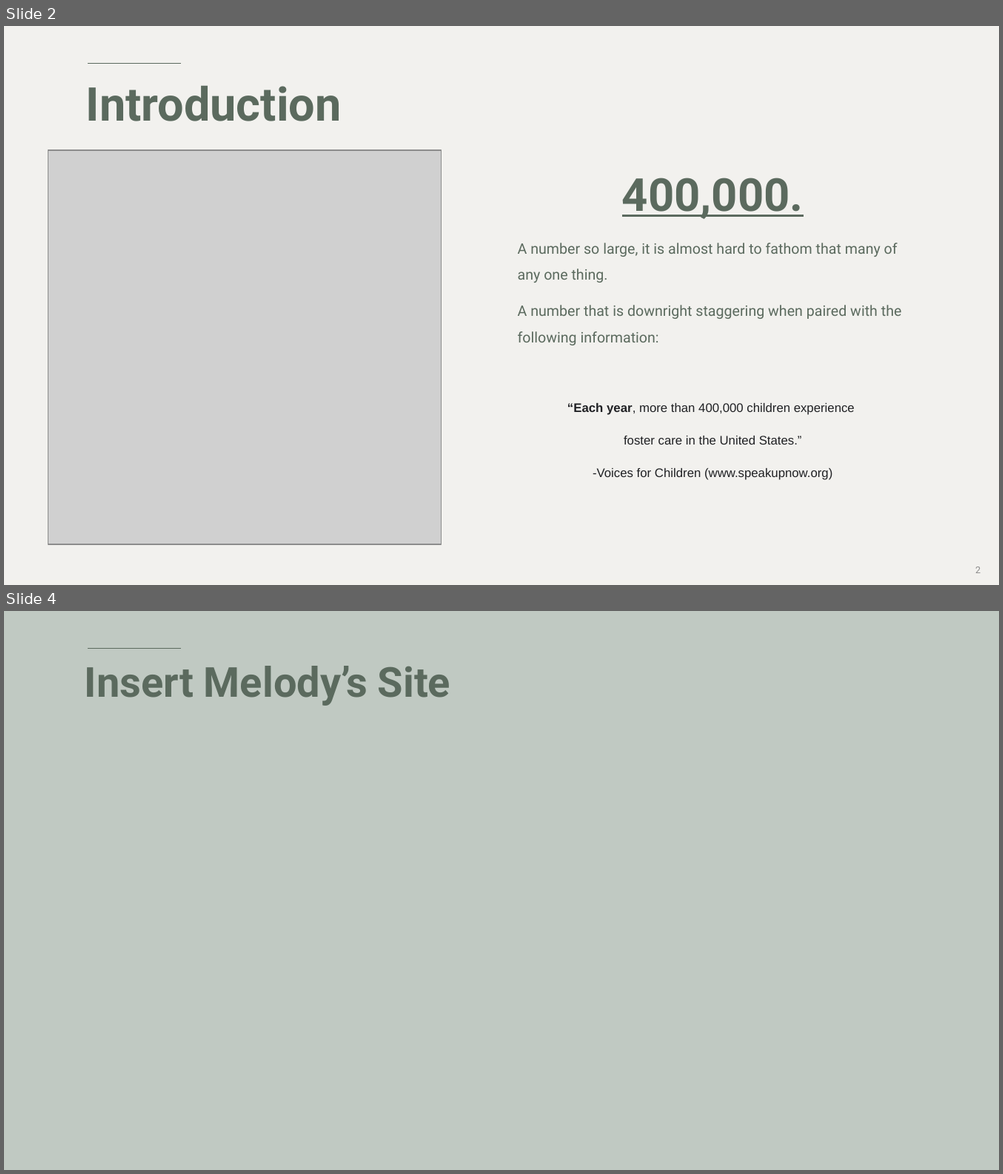
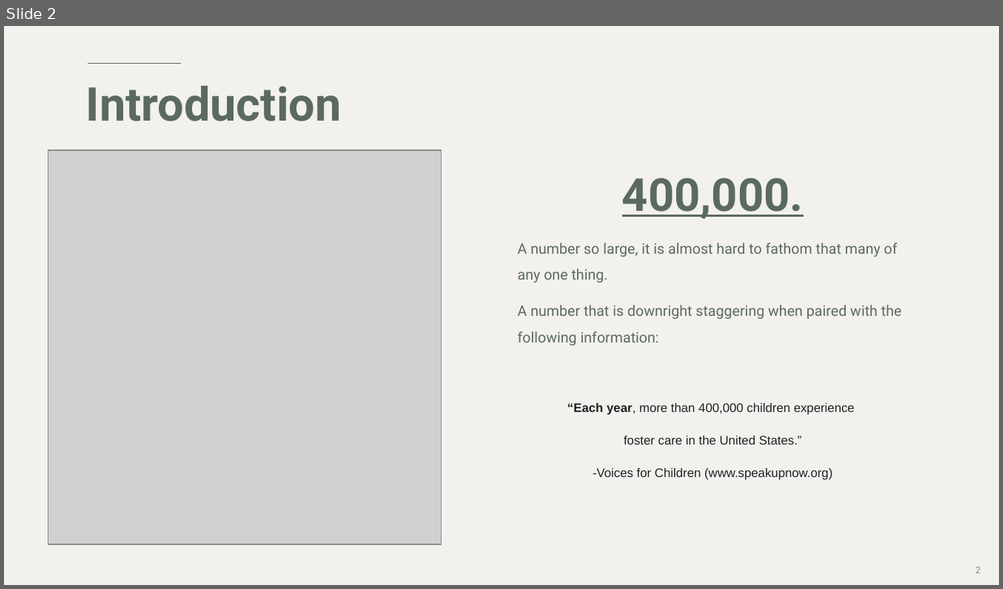
Before and after one commit to gemelodyyu/Trends-in-Foster-Care-and-Adoption, a slide deck: Power Point/Project 3-Trends in Foster Care.pptx. Shown one above the other, each under a label of ours: slides 2 and 4 before the commit, slide 2 after it; the slides between them are not shown. The pictures are 1003x1174 and 1003x589 pixels, drawn with LibreOffice and Linux fonts; fonts in the diff are those of the drawing; grey boxes stand for pictures. Boxes give left, top, right and bottom in pixels: in the first picture for what was removed or moved away, otherwise in the second. Text is boxed around its words. In the diff, an @@ line names an element or a change of style, - is before the commit and + after.

```diff
--- a/Power Point/Project 3-Trends in Foster Care.pptx
+++ b/Power Point/Project 3-Trends in Foster Care.pptx
@@ slide 4 removed at box(4, 611, 999, 1170), background #C0C9C2; not listed: 1 template element that a slide beside it also shows @@
@@ title removed at box(85, 666, 450, 706) @@
-Insert Melody’s Site
```
Also in this commit, not shown: 6 slides changed, 5 slides added, 3 other slides removed.
